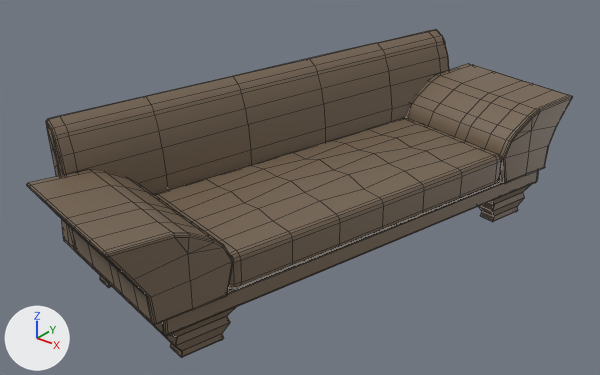
The FBX model Assets/3D/Meshes/Furniture/sofa.fbx, before and after one commit.
One viewpoint serves both versions: a 50 mm lens placed at (-1.963, -0.917, 0.759), pointed at (-2.752, 0.068, 0.147). The lights are fixed; the arrows at lower left show +X, +Y and +Z. Mesh edges are drawn as thin lines. Where no turn or scale is listed for an object, it has been applied to the vertices.

Names of what the first picture shows: 'sofa'.
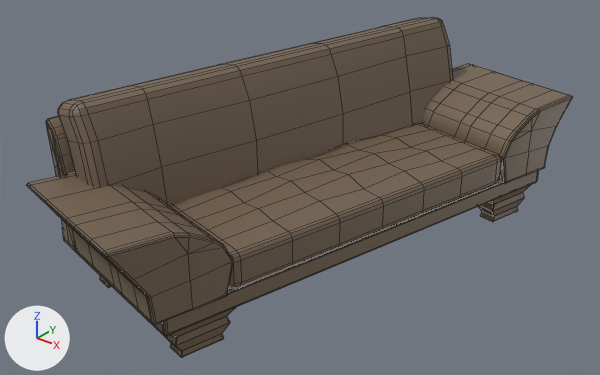
Where the newer file only moved an object's origin or applied its transform, the numbers keep the older frame.

Where the change shows, as pixel boxes [x1, y1, x2, y2] in the pictures (600 x 375 px):
'sofa', reshaped
    before: [27, 29, 573, 357]
    after: [27, 17, 573, 357]
part 1 of me_mesh, added (brown)
    after: [58, 17, 453, 206]

What changed in the scene script:
```text
Change me_mesh:
    used by ob_sofa; location = (-2.695, -0.271, 0.025)
    remove me_mesh.from_pydata(...)  # 1320 vertices, 1349 faces; spans x -0.284..0.214, y -0.105..0.868, z 0.0..0.288
    add me_mesh.from_pydata(...)  # 1528 vertices, 1559 faces; spans x -0.284..0.214, y -0.105..0.868, z 0.0..0.326
    me_mesh part 1: a new loose piece of 208 vertices spanning x -0.267..-0.009, y 0.009..0.793, z 0.114..0.326, in mat_wood3 (brown #766552)
```
